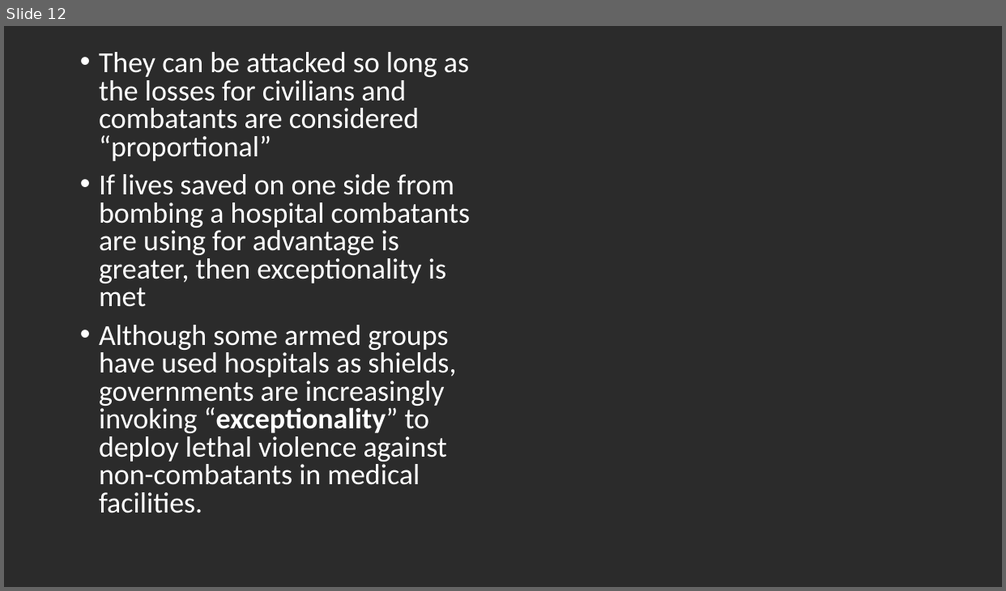
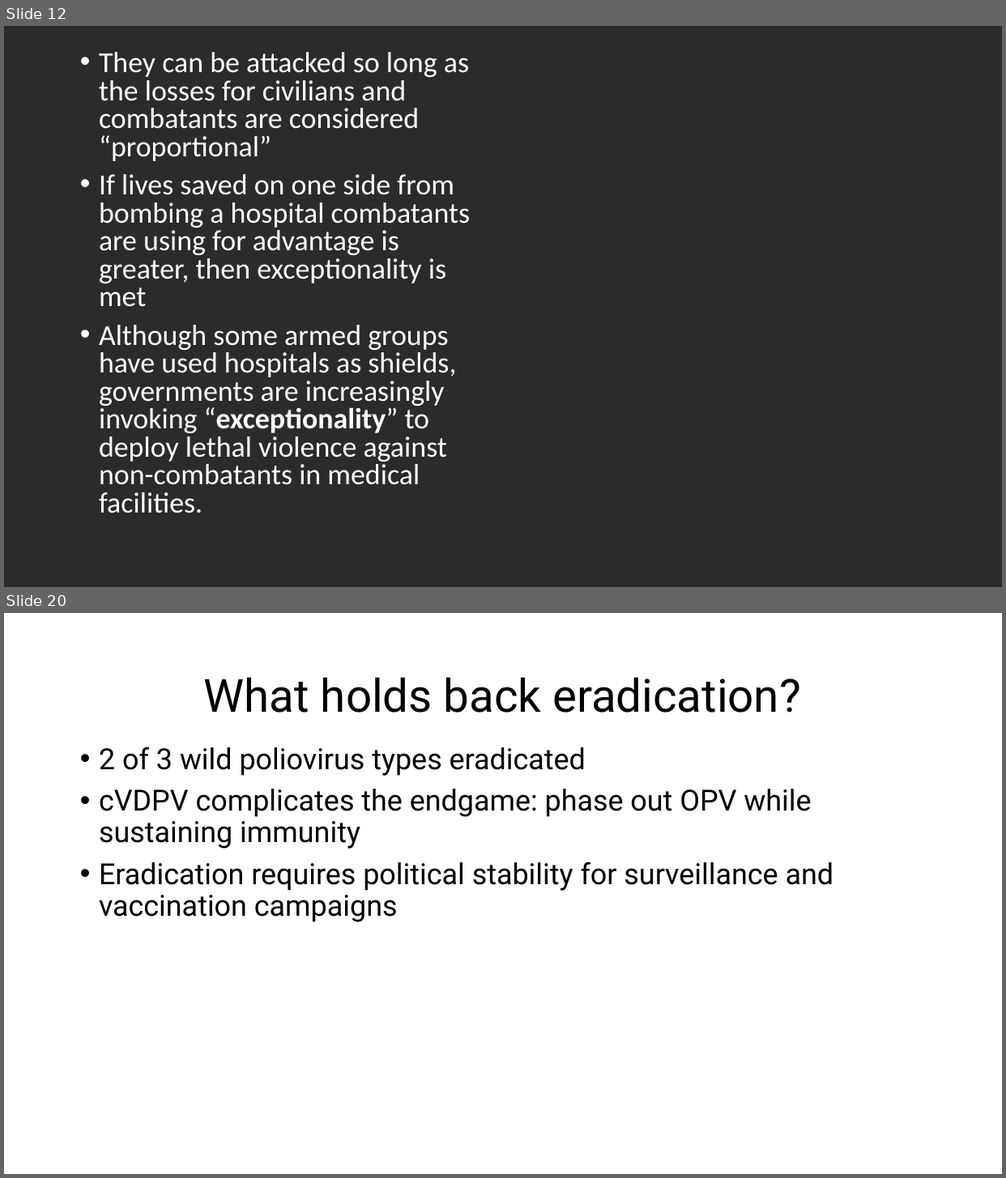
Before and after one commit to tstallins/tstallins.github.io, a slide deck: courses/261/politicalonline.pptx. Shown one above the other, each under a label of ours: slide 12 before the commit, slides 12 and 20 after it; the slides between them are not shown. The pictures are 1006x591 and 1006x1178 pixels, drawn with LibreOffice and Linux fonts; fonts in the diff are those of the drawing; background and template pictures are left out; a plain dark background stands for a picture behind light text. Boxes give left, top, right and bottom in pixels: in the first picture for what was removed or moved away, otherwise in the second. Text is boxed around its words. In the diff, an @@ line names an element or a change of style, - is before the commit and + after.

```diff
--- a/courses/261/politicalonline.pptx
+++ b/courses/261/politicalonline.pptx
@@ slide 20 added at [4,613,1002,1174], background #FFFFFF @@
@@ title added at [204,677,801,713], 44 pt, text #000000 @@
+What holds back eradication?
@@ text added at [99,747,834,922], 28 pt, text #000000 @@
+• 2 of 3 wild poliovirus types eradicated
+• cVDPV complicates the endgame: phase out OPV while sustaining immunity
+• Eradication requires political stability for surveillance and vaccination campaigns
```
Also in this commit, not shown: 9 other slides added.
